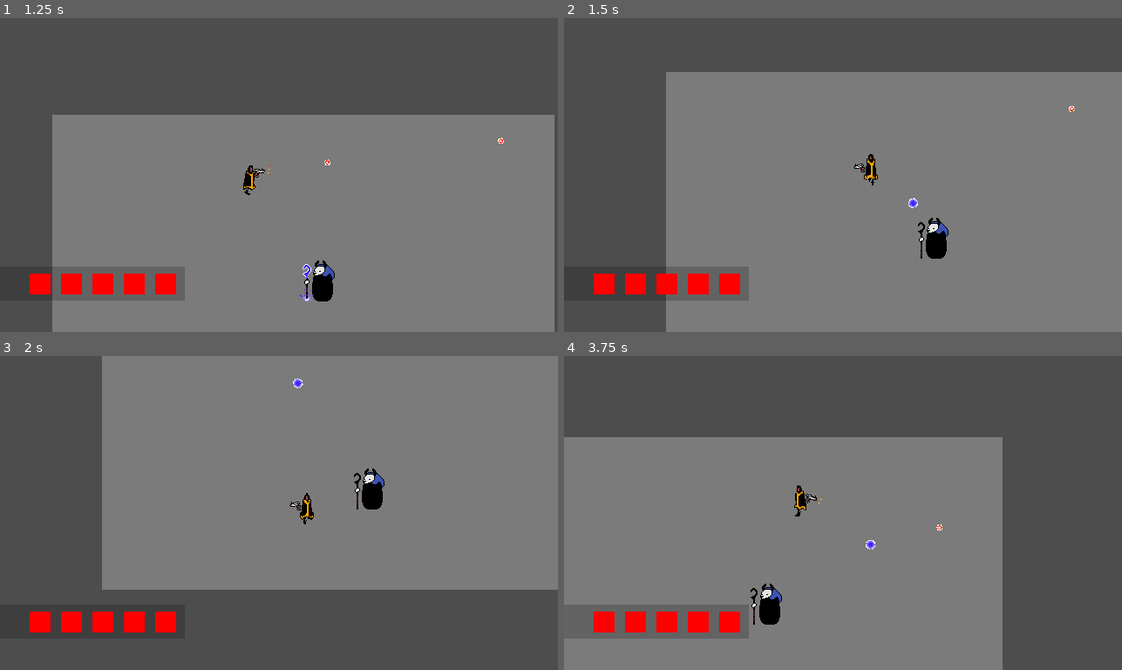
Above: before the commit, frames 1-4 (two rows, left to right).
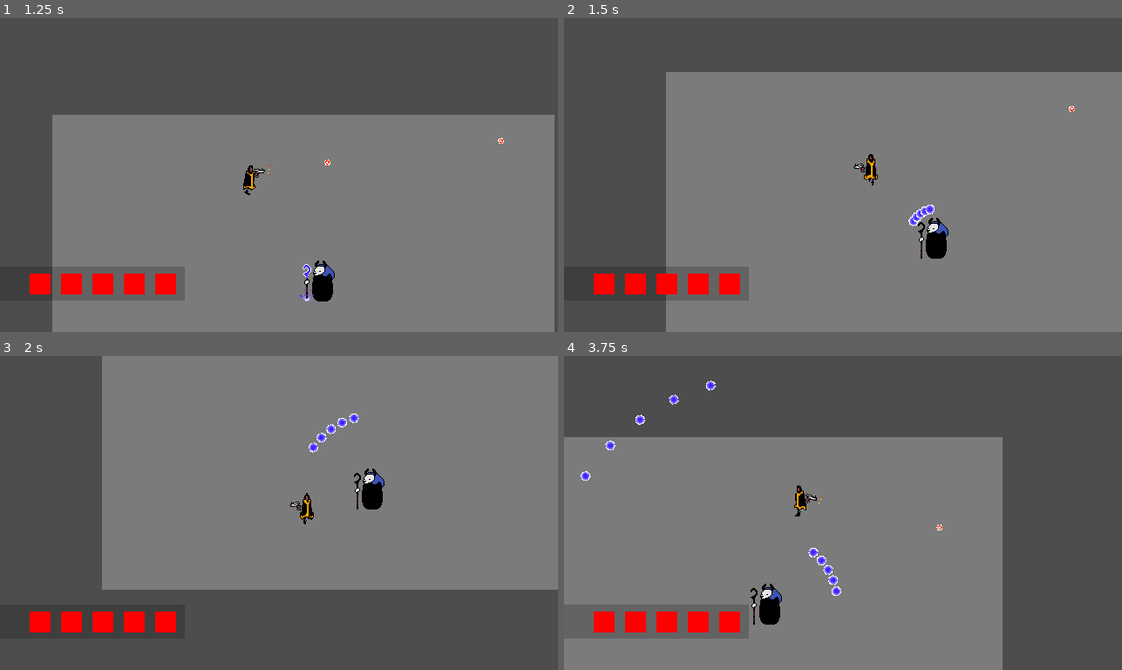
Above: after the commit, the same moments.

Repository: Lukko-Digital/WellesleyGameJam2024
Game: Godot game, scene res://src/main.tscn
Two runs of this game, one before a commit and one after it. Both use one fixed random seed, a clock stepped at 60 frames per second and the inputs below.
Inputs (mouse positions are in pixels of both pictures, inside the frame that each line leads up to):
- Up to frame 1 (1.25 s): move the mouse to (401, 159) at 0.52 s; press the mouse at (401, 159) at 0.53 s; hold D (right) from 0.53 s (still down)
- Up to frame 2 (1.5 s): move the mouse to (731, 190) at 1.27 s; release D (right) at 1.28 s; release the mouse at (731, 190) at 1.28 s; hold S (down) from 1.28 s (still down); click (731, 190) at 1.35 s
- Up to frame 3 (2 s): keep holding S (down)
- Up to frame 4 (3.75 s): move the mouse to (898, 443) at 2.02 s; release S (down) at 2.03 s; press the mouse at (898, 443) at 2.03 s; hold D (right) 2.03-2.78 s; move the mouse to (815, 575) at 2.77 s; release the mouse at (815, 575) at 2.78 s; hold W (up) 2.78-3.53 s; click (815, 575) at 2.85 s; move the mouse to (1010, 560) at 3.52 s; press the mouse at (1010, 560) at 3.53 s; hold A (left) from 3.53 s (still down)

Frame 1 is identical in both runs. In frame 2, 0.2% of the frame differs, in the area x 61-67%, y 57-67%; in frame 3, 0.2%; in frame 4, 0.5%, in the area x 2-56%, y 7-77%.

Commit message:
ranged guy shoots a burst

Diff:
--- a/src/enemies/ranged_guy.gd
+++ b/src/enemies/ranged_guy.gd
@@ -1,7 +1,7 @@
 extends Enemy
 
 const ATTACK = {
-	SPEED = 200,
+	SPEED = 100,
 	FIELD_TIME = 20
 }
 
@@ -26,15 +26,21 @@
 func attack():
 	staff.play("attack")
 	await staff.animation_finished
-	spawn_bullet()
+	attack_burst()
 	staff.play("endlag")
 	await staff.animation_finished
 	attacking = false
 
 
-func spawn_bullet():
+func attack_burst():
+	var ANGLE = 10
+	for i in range(-2, 3):
+		spawn_bullet(deg_to_rad(i * ANGLE))
+
+
+func spawn_bullet(angle: float):
 	var instance: Attack = attack_scene.instantiate()
-	var dir = (player.global_position - staff.global_position).normalized()
+	var dir = (player.global_position - staff.global_position).normalized().rotated(angle)
 	instance.start(
 		position + dir * staff.offset.x + staff.position,
 		dir
